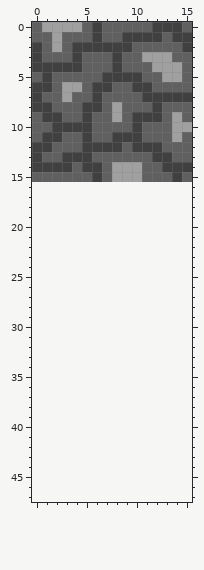
A pixel-art sprite gets an edit: Sprites/SPRITESHEET.png. The picture above is the old version.
The file is 16x16 pixels. The old version is drawn lined up with the new one, on the new canvas.
New version:
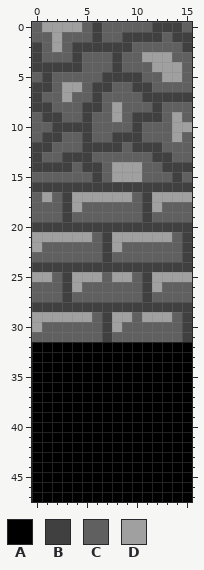
Palette (. is transparent): A #000000  B #404040  C #606060  D #a0a0a0
Difference:
canvas 16x16 -> 16x48
Colour A now appears in rows 32 to 47 at x 0 to 15.
Colour B now appears in row 16 at x 0 to 15; in rows 17 to 19 at x 3 and 11; in row 20 at x 0 to 15; in rows 21 to 23 at x 7 and 15; in row 24 at x 0 to 15; in rows 25 to 27 at x 3 and 11.
Colour B now appears in row 28 at x 0 to 15; in rows 29 to 31 at x 7 and 15.
Colour C now appears in row 17 at x 0, 2 and 10; in row 18 at x 0 to 2, 5 to 10 and 13 to 15; in row 19 at x 0 to 2, 4 to 10 and 12 to 15; in row 21 at x 6 and 14; in row 22 at x 1 to 6 and 9 to 14; in row 23 at x 0 to 6 and 8 to 14.
Colour C now appears in row 25 at x 2, 7 and 10; in row 26 at x 0 to 2, 5 to 10 and 13 to 15; in row 27 at x 0 to 2, 4 to 10 and 12 to 15; in row 29 at x 6, 10 and 14; in row 30 at x 1 to 6 and 9 to 14; in row 31 at x 0 to 6 and 8 to 14.
Colour D now appears in row 17 at x 1, 4 to 9 and 12 to 15; in row 18 at x 4 and 12; in row 21 at x 0 to 5 and 8 to 13; in row 22 at x 0 and 8; in row 25 at x 0 to 1, 4 to 6, 8 to 9 and 12 to 15; in row 26 at x 4 and 12.
Colour D now appears in row 29 at x 0 to 5, 8 to 9 and 11 to 13; in row 30 at x 0 and 8.
Changed places in both pictures, as pixel boxes (x1, y1, x2, y2):
added: (32, 182, 192, 502)
